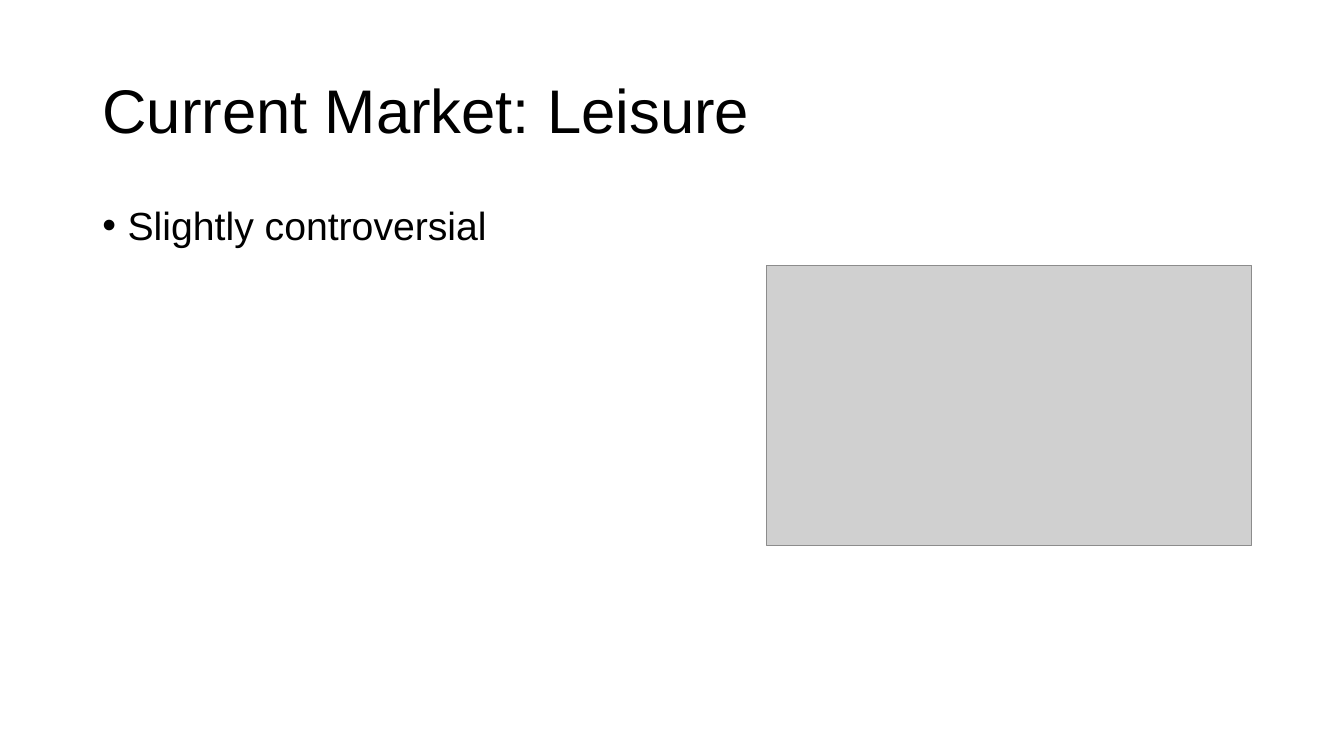
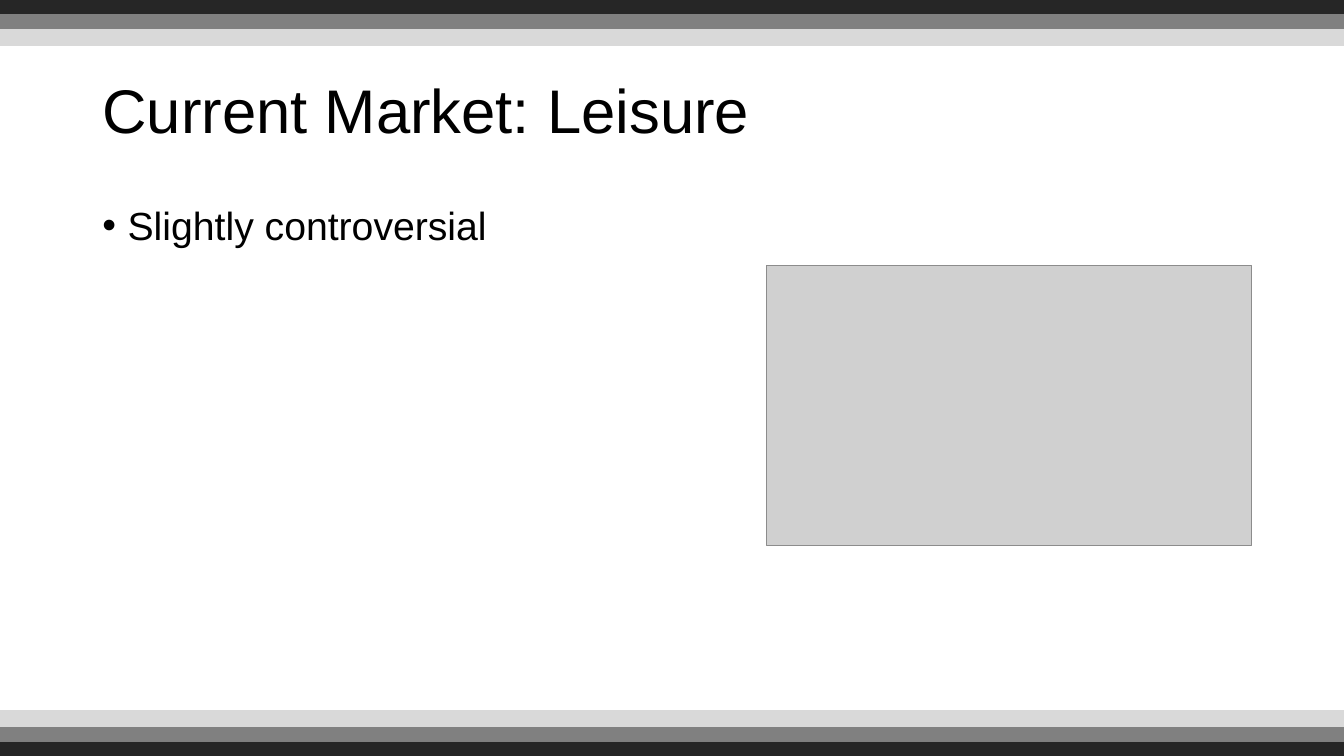
Before and after one commit to Reignable/Employment-Docs, a slide deck: slide 4 of companies/Bosch/presentation/Presentation.pptx. Drawn at 1344x756 pixels with LibreOffice and Linux fonts; fonts in the diff are those of the drawing; grey boxes stand for pictures; background and template pictures are left out. Boxes give left, top, right and bottom in pixels: in the first picture for what was removed or moved away, otherwise in the second. Text is boxed around its words. In the diff, an @@ line names an element or a change of style, - is before the commit and + after.

```diff
--- a/companies/Bosch/presentation/Presentation.pptx
+++ b/companies/Bosch/presentation/Presentation.pptx
@@ rectangle added at [0, 0, 1344, 15], fill #262626, outline #262626 1 pt @@
@@ rectangle added at [0, 15, 1344, 30], fill #808080, outline #808080 1 pt @@
@@ rectangle added at [0, 30, 1344, 45], fill #D9D9D9, outline #D9D9D9 1 pt @@
@@ rectangle added at [0, 711, 1344, 726], fill #D9D9D9, outline #D9D9D9 1 pt @@
@@ rectangle added at [0, 741, 1344, 756], fill #262626, outline #262626 1 pt @@
@@ rectangle added at [0, 726, 1344, 741], fill #808080, outline #808080 1 pt @@
```
Also in this commit, not shown: 3 other slides changed, 1 slide added, 1 slide removed.
